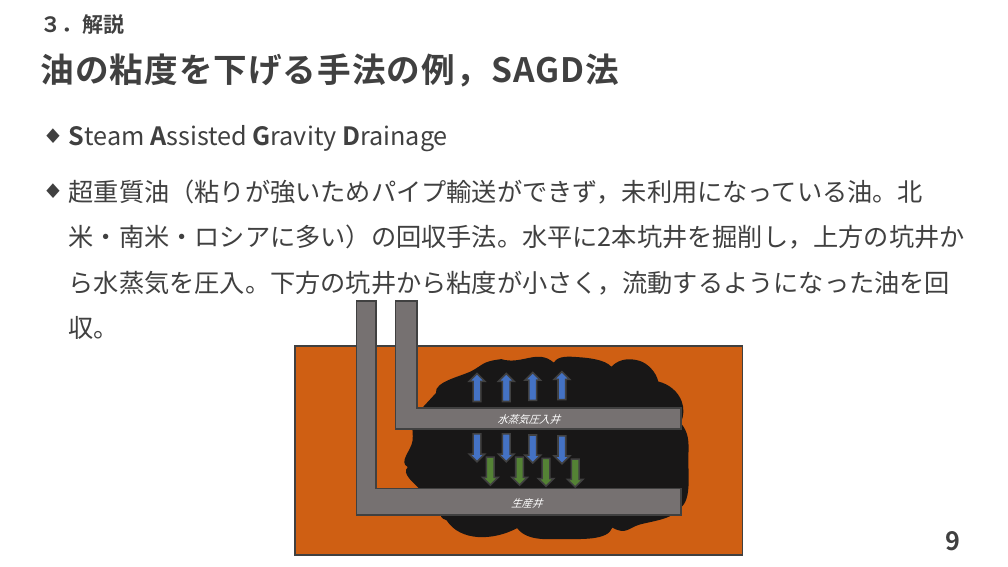
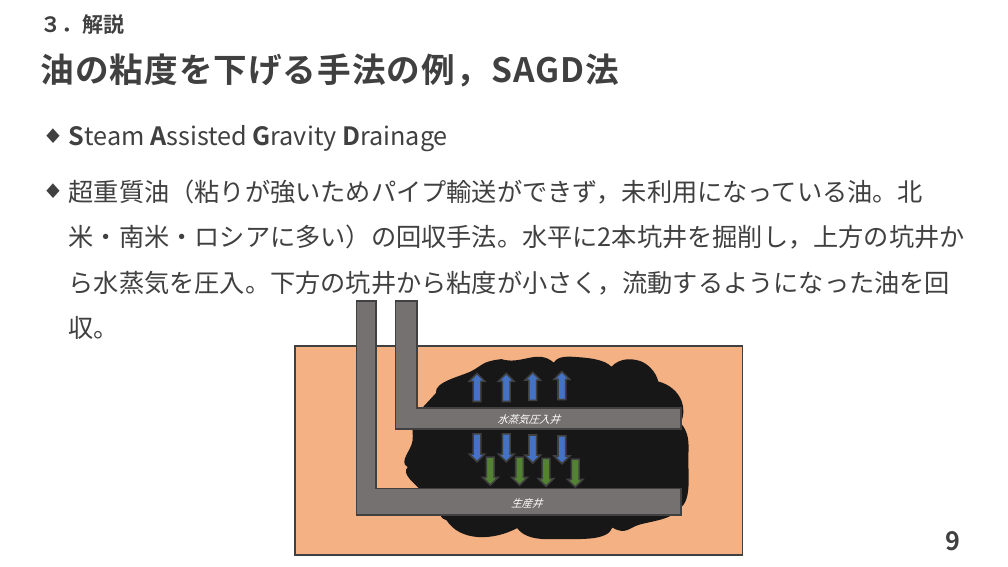
Before and after one commit to te288/intro_to_NA2022, a slide deck: slide 10 of hatten/MobilityRatio_ans.pptx. Drawn at 1008x567 pixels with LibreOffice and Linux fonts; fonts in the diff are those of the drawing. Boxes give left, top, right and bottom in pixels: in the first picture for what was removed or moved away, otherwise in the second. Text is boxed around its words. In the diff, an @@ line names an element or a change of style, - is before the commit and + after.

```diff
--- a/hatten/MobilityRatio_ans.pptx
+++ b/hatten/MobilityRatio_ans.pptx
@@ rectangle at (295, 346, 743, 555): fill #CF5F13 to #F4B183 @@
```
Also in this commit, not shown: 1 other slide changed, 6 other files.
